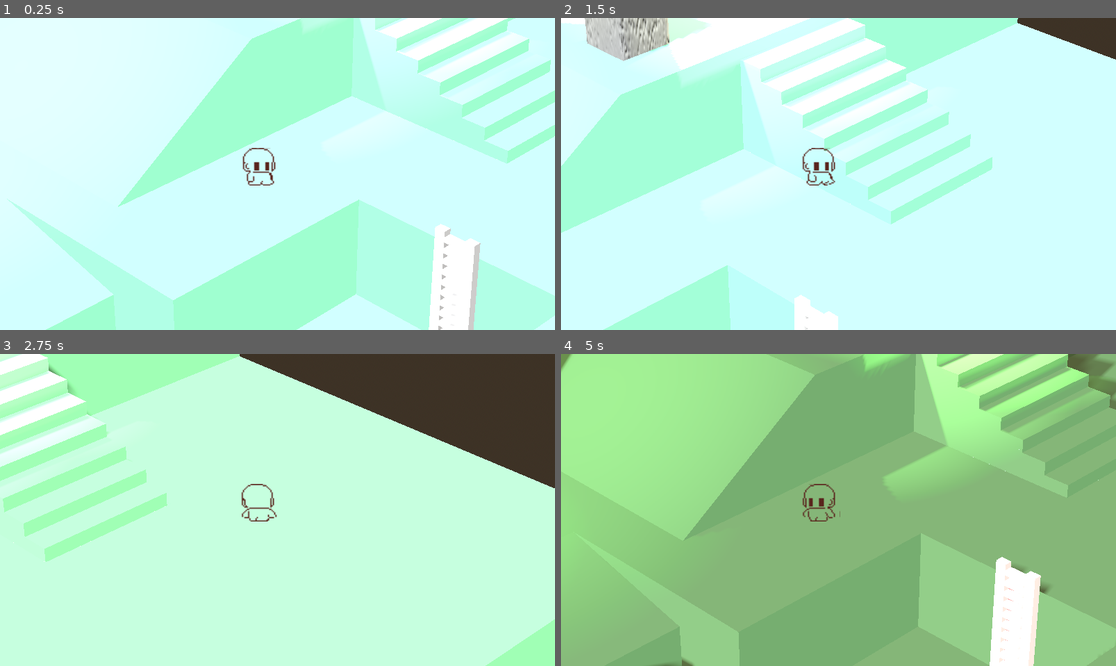
Above: before the commit, frames 1-4 (two rows, left to right).
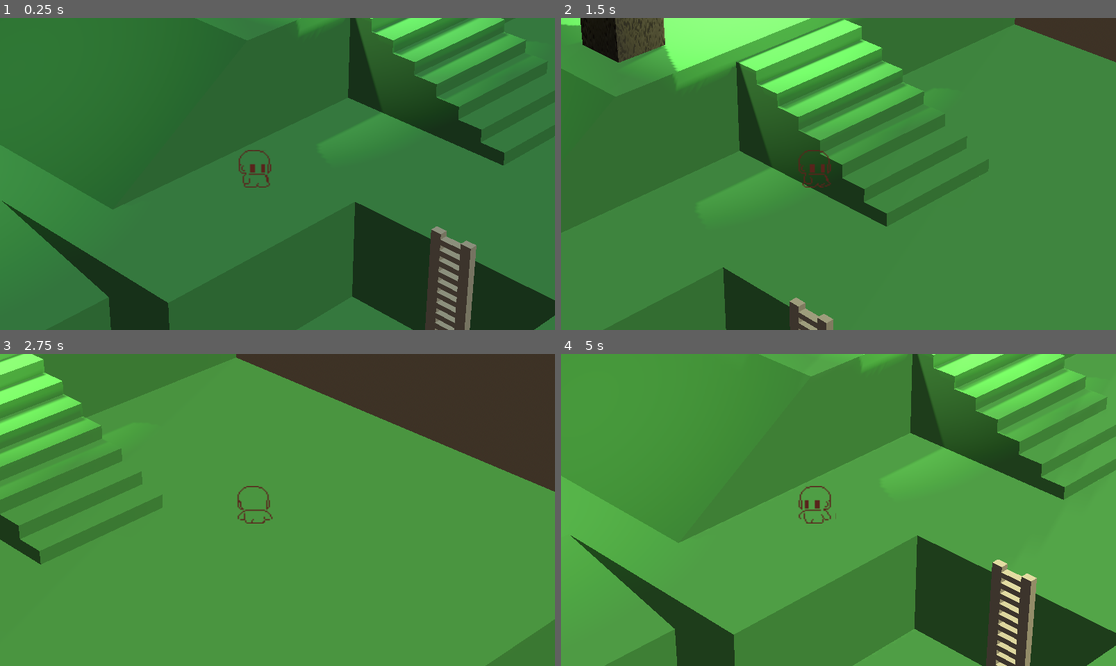
Above: after the commit, the same moments.

Repository: NiJingzhe/Travellers
Game: Godot game, scene res://scenes/test_world.tscn
The game is run twice, just before and just after one commit, with the same random seed, the same clock (stepped at 60 frames per second) and the same inputs. The engine's default icon, where the game draws it, is replaced by a stand-in: a white triangle on a blue panel in a dark square.
Inputs:
- Up to frame 1 (0.25 s): no input
- Up to frame 2 (1.5 s): tap Enter (ui_accept) at 0.5, 0.77 s; hold D (walk_right) 0.53-1.28 s; hold S (walk_down) from 1.28 s (still down)
- Up to frame 3 (2.75 s): tap Enter (ui_accept) at 1.52 s; release S (walk_down) at 2.03 s; hold D (walk_right) from 2.03 s (still down)
- Up to frame 4 (5 s): release D (walk_right) at 2.78 s; hold W (walk_up) 2.78-3.53 s; tap Enter (ui_accept) at 3.02, 3.77, 4.52 s; hold A (walk_left) from 3.53 s (still down)

The runs differ from the first frame. In frame 1, 100% of the frame differs, in the area x 0-100%, y 0-100%; in frame 2, 99%; in frame 3, 88%; in frame 4, 100%.

Commit message:
基本完成昼夜更替视效框架

Diff:
--- a/model/map/test_map/test_map.tscn
+++ b/model/map/test_map/test_map.tscn
@@ -39,32 +39,23 @@
 color_ramp = SubResource("Gradient_enyau")
 noise = SubResource("FastNoiseLite_wko5o")
 
-[sub_resource type="StandardMaterial3D" id="StandardMaterial3D_rsgm8"]
+[sub_resource type="StandardMaterial3D" id="StandardMaterial3D_v1rwl"]
+shading_mode = 2
 diffuse_mode = 3
 specular_mode = 1
 albedo_color = Color(0.337255, 0.337255, 0.337255, 1)
-normal_enabled = true
-normal_texture = SubResource("NoiseTexture2D_e6gf8")
+roughness_texture = SubResource("NoiseTexture2D_e6gf8")
+rim_tint = 1.0
+ao_enabled = true
+detail_uv_layer = 1
+uv1_triplanar_sharpness = 48.5028
+texture_filter = 1
 
 [sub_resource type="ConcavePolygonShape3D" id="ConcavePolygonShape3D_slqrw"]
 data = PackedVector3Array(-0.7808, 2.6317, 0.7808, 1.0906, 2.6317, 1.0906, 0.7808, 2.6317, 0.7808, -0.7808, 2.6317, 0.7 …(2624 unchanged characters)…
 
-[sub_resource type="StandardMaterial3D" id="StandardMaterial3D_v1rwl"]
-diffuse_mode = 3
-specular_mode = 1
-albedo_color = Color(0.337255, 0.337255, 0.337255, 1)
-normal_enabled = true
-normal_texture = SubResource("NoiseTexture2D_e6gf8")
-
 [sub_resource type="ConcavePolygonShape3D" id="ConcavePolygonShape3D_mflcp"]
 data = PackedVector3Array(-0.7808, 2.6317, 0.7808, 1.0906, 2.6317, 1.0906, 0.7808, 2.6317, 0.7808, -0.7808, 2.6317, 0.7 …(2624 unchanged characters)…
-
-[sub_resource type="StandardMaterial3D" id="StandardMaterial3D_qt2l8"]
-diffuse_mode = 3
-specular_mode = 1
-albedo_color = Color(0.337255, 0.337255, 0.337255, 1)
-normal_enabled = true
-normal_texture = SubResource("NoiseTexture2D_e6gf8")
 
 [sub_resource type="ConcavePolygonShape3D" id="ConcavePolygonShape3D_tprbe"]
 data = PackedVector3Array(-1.7866, -3.4499, -0.9543, -1.7866, 3.4499, -1.9085, -1.7866, 3.4499, -0.9543, -1.7866, -3.44 …(12686 unchanged characters)…
@@ -86,7 +77,7 @@
 shape = SubResource("ConcavePolygonShape3D_5dwkk")
 
 [node name="立方体" parent="." index="1"]
-material_override = SubResource("StandardMaterial3D_rsgm8")
+material_override = SubResource("StandardMaterial3D_v1rwl")
 
 [node name="StaticBody3D" type="StaticBody3D" parent="立方体" index="0"]
 
@@ -103,7 +94,7 @@
 shape = SubResource("ConcavePolygonShape3D_mflcp")
 
 [node name="立方体002" parent="." index="3"]
-material_override = SubResource("StandardMaterial3D_qt2l8")
+material_override = SubResource("StandardMaterial3D_v1rwl")
 
 [node name="StaticBody3D" type="StaticBody3D" parent="立方体002" index="0"]
 
--- a/scenes/player.tscn
+++ b/scenes/player.tscn
@@ -247,7 +247,7 @@
 shape = SubResource("CapsuleShape3D_4vu74")
 
 [node name="Camera3D" type="Camera3D" parent="."]
-transform = Transform3D(0.707107, -0.353553, 0.612373, 0, 0.866026, 0.499999, -0.707107, -0.353553, 0.612373, 7.44909, 6.06758, 7.24)
+transform = Transform3D(0.707107, -0.353553, 0.612373, 0, 0.866026, 0.499999, -0.707107, -0.353553, 0.612373, 7.44909, 6.06758, 7.19343)
 current = true
 fov = 12.0
 size = 6.0
--- a/scenes/sun_system.tscn
+++ b/scenes/sun_system.tscn
@@ -26,9 +26,11 @@
 [node name="SunSystem" type="Node3D"]
 script = ExtResource("1_prdnq")
 energy_curve = SubResource("Curve_8fcsj")
-dawntime_color = Color(0.341176, 0.443137, 0.517647, 1)
+dawntime_color = Color(0.588235, 0.690196, 0.768627, 1)
+daytime_color = Color(0.976471, 0.945098, 0.694118, 1)
 dusktime_color = Color(0.854902, 0.376471, 0.337255, 1)
 time_of_whole_day = 20.0
+game_time = 6.0
 angle_curve = SubResource("Curve_usimw")
 shadow_blur_curve = SubResource("Curve_npf70")
 shadow_transparency_curve = SubResource("Curve_ehxch")
@@ -38,10 +40,10 @@
 autostart = true
 
 [node name="ShadowCaster" type="DirectionalLight3D" parent="."]
-transform = Transform3D(0.969343, -9.02771e-10, 0.245713, 9.31323e-10, 1, 0, -0.245713, 2.28838e-10, 0.969343, 1, 7.69132, -1.07288e-06)
+transform = Transform3D(0.923143, -8.59744e-10, 0.384456, 9.31323e-10, 1, 8.49685e-17, -0.384456, 3.58053e-10, 0.923143, 1, 7.69132, -1.07288e-06)
 light_energy = 0.6
 shadow_enabled = true
-shadow_bias = 0.25
+shadow_bias = 0.3
 shadow_normal_bias = 3.0
 shadow_reverse_cull_face = true
 shadow_blur = 0.2
@@ -49,7 +51,7 @@
 script = ExtResource("1_mdjbs")
 
 [node name="Sun" type="DirectionalLight3D" parent="."]
-transform = Transform3D(0.965926, -0.183013, 0.183013, 0, 0.707107, 0.707107, -0.258819, -0.683013, 0.683013, 0, 11, 0)
+transform = Transform3D(0.921831, 0.0365482, 0.385865, -0.354956, -0.320239, 0.878324, 0.15567, -0.946631, -0.282234, 0, 11, 0)
 shadow_normal_bias = 2.6
 shadow_reverse_cull_face = true
 shadow_blur = 0.2
--- a/scenes/test_world.tscn
+++ b/scenes/test_world.tscn
@@ -1,10 +1,8 @@
-[gd_scene load_steps=11 format=3 uid="uid://d1fhknnlbnafw"]
+[gd_scene load_steps=8 format=3 uid="uid://d1fhknnlbnafw"]
 
 [ext_resource type="PackedScene" uid="uid://6uqhlg6628o8" path="res://scenes/player.tscn" id="1_cpdod"]
 [ext_resource type="PackedScene" uid="uid://7p7nnxrq2a1k" path="res://scenes/sun_system.tscn" id="1_doesi"]
 [ext_resource type="PackedScene" uid="uid://doeosqkm7i4vl" path="res://model/map/test_map/test_map.tscn" id="2_i4py4"]
-[ext_resource type="Shader" uid="uid://k6erj4lpdfxr" path="res://shaders/pixelized/pixelized_method1.tres" id="3_xqvfx"]
-[ext_resource type="Texture2D" uid="uid://12qyvg0nh4o8" path="res://icon.svg" id="4_m1yiy"]
 
 [sub_resource type="ProceduralSkyMaterial" id="ProceduralSkyMaterial_44m1t"]
 sky_energy_multiplier = 0.2
@@ -29,10 +27,6 @@
 auto_exposure_speed = 0.2
 dof_blur_near_enabled = true
 
-[sub_resource type="ShaderMaterial" id="ShaderMaterial_ounqe"]
-shader = ExtResource("3_xqvfx")
-shader_parameter/pixelRate = 250.0
-
 [node name="TestWorld" type="Node3D"]
 
 [node name="WorldEnvironment" type="WorldEnvironment" parent="."]
@@ -40,6 +34,7 @@
 camera_attributes = SubResource("CameraAttributesPractical_inn51")
 
 [node name="SunSystem" parent="." instance=ExtResource("1_doesi")]
+time_of_whole_day = 120.0
 
 [node name="Player" parent="." instance=ExtResource("1_cpdod")]
 transform = Transform3D(2, 0, 0, 0, 2, 0, 0, 0, 2, 1.07111, 1.32523, 0.883036)
@@ -50,32 +45,33 @@
 [node name="LightOnStone4" type="OmniLight3D" parent="."]
 transform = Transform3D(1, 0, 0, 0, 1, 0, 0, 0, 1, -3.93537, 6.93631, 5.26542)
 light_color = Color(0.831373, 0.839216, 0.572549, 1)
+light_energy = 0.5
 shadow_enabled = true
+shadow_blur = 0.5
 omni_range = 8.39905
 
 [node name="LightOnStone3" type="OmniLight3D" parent="."]
 transform = Transform3D(1, 0, 0, 0, 1, 0, 0, 0, 1, -3.76362, 7.31466, 8.04921)
 light_color = Color(0.831373, 0.839216, 0.572549, 1)
+light_energy = 0.5
 shadow_enabled = true
+shadow_blur = 0.5
 omni_range = 8.39905
 
 [node name="LightOnStone2" type="OmniLight3D" parent="."]
 transform = Transform3D(1, 0, 0, 0, 1, 0, 0, 0, 1, -1.36459, 6.297, -5.55856)
 light_color = Color(0.831373, 0.839216, 0.572549, 1)
+light_energy = 0.5
 shadow_enabled = true
+shadow_blur = 0.5
 omni_range = 6.26808
 omni_attenuation = 0.233258
 
 [node name="LightOnStone1" type="OmniLight3D" parent="."]
 transform = Transform3D(1, 0, 0, 0, 1, 0, 0, 0, 1, -1.46218, 6.25065, -2.03843)
 light_color = Color(0.87451, 0.847059, 0.6, 1)
+light_energy = 0.5
 shadow_enabled = true
+shadow_blur = 0.5
 omni_range = 6.46636
 omni_attenuation = 0.25
-
-[node name="pixelizedShaders" type="Sprite2D" parent="."]
-visible = false
-material = SubResource("ShaderMaterial_ounqe")
-position = Vector2(576, 324.5)
-scale = Vector2(9, 5.05469)
-texture = ExtResource("4_m1yiy")
--- a/script/TimeSystem/ShadowCaster.gd
+++ b/script/TimeSystem/ShadowCaster.gd
@@ -6,6 +6,15 @@
 @onready var shadow_transparency_curve : Curve = root.shadow_transparency_curve
 @onready var game_time = root.game_time
 @onready var energy_curve : Curve = root.energy_curve
+@onready var dawntime_color : Color = root.dawntime_color
+@onready var daytime_color : Color = root.daytime_color
+@onready var dusktime_color : Color = root.dusktime_color
+@onready var nighttime_color : Color = root.nighttime_color
+@onready var DAWN_START : float = 3.5
+@onready var DAY_START : float = 6.5
+@onready var DUSK_START : float = 17
+@onready var NIGHT_START : float = 19.5
+
 # Called when the node enters the scene tree for the first time.
 func _ready():
 	#angle_curve.bake()
@@ -16,15 +25,38 @@
 # Called every frame. 'delta' is the elapsed time since the previous frame.
 func _process(delta):
 	game_time = root.game_time
-	self.light_energy = energy_curve.sample_baked(game_time / 24)
+	self.light_energy = energy_curve.sample_baked(game_time / 24) * 0.6
 	var temp_game_time = game_time / 24 - 0.25
 	if temp_game_time < 0:
 		temp_game_time += 1
 	self.rotation_degrees.x = angle_curve.sample_baked(temp_game_time)
-	self.shadow_blur = shadow_blur_curve.sample_baked(self.light_energy)
-	self.shadow_opacity = shadow_transparency_curve.sample_baked(self.light_energy)
+	self.shadow_blur = shadow_blur_curve.sample_baked(self.light_energy / 0.6)
+	self.shadow_opacity = shadow_transparency_curve.sample_baked(self.light_energy / 0.6)
 
 	if self.rotation_degrees.x > 10 and self.rotation_degrees.x < 170:
 		self.shadow_enabled = false
 	else:
 		self.shadow_enabled = true
+
+	if game_time >= DAWN_START and game_time <= get_mid_value(DAWN_START, DAY_START, 0.6):
+		self.light_color = dawntime_color
+	elif game_time > get_mid_value(DAWN_START, DAY_START, 0.6) and game_time <= DAY_START:
+		self.light_color = dawntime_color.lerp(daytime_color, get_weight(get_mid_value(DAWN_START, DAY_START, 0.6), DAY_START, game_time))
+	elif game_time > DAY_START and game_time <= get_mid_value(DAY_START, DUSK_START, 0.6):
+		self.light_color = daytime_color
+	elif game_time > get_mid_value(DAY_START, DUSK_START, 0.6) and game_time <= DUSK_START:
+		self.light_color = daytime_color.lerp(dusktime_color, get_weight(get_mid_value(DAY_START, DUSK_START, 0.6), DUSK_START, game_time))
+	elif game_time > DUSK_START and game_time <= get_mid_value(DUSK_START, NIGHT_START, 0.8):
+		self.light_color = dusktime_color
+	elif game_time > get_mid_value(DUSK_START, NIGHT_START, 0.8) and game_time < NIGHT_START:
+		self.light_color = dusktime_color.lerp(nighttime_color, get_weight(get_mid_value(DUSK_START, NIGHT_START, 0.8), NIGHT_START, game_time))
+	elif game_time > NIGHT_START or game_time < 2:
+		self.light_color = nighttime_color
+	elif game_time >= 2 and game_time <= DAWN_START:
+		self.light_color = nighttime_color.lerp(dawntime_color, get_weight(2, DAWN_START, game_time))
+
+func get_mid_value(start:float, end:float, t:float) -> float:
+	return t * (end - start) + start
+
+func get_weight(start:float, end:float, mid_val:float) -> float:
+	return (mid_val - start) / (end - start)
--- a/script/TimeSystem/TimeSystemVisualEffect.gd
+++ b/script/TimeSystem/TimeSystemVisualEffect.gd
@@ -32,15 +32,15 @@
 	elif game_time > DAY_START and game_time <= get_mid_value(DAY_START, DUSK_START, 0.6):
 		sun.light_color = daytime_color
 	elif game_time > get_mid_value(DAY_START, DUSK_START, 0.6) and game_time <= DUSK_START:
-		sun.light_color = daytime_color.lerp(dusktime_color, get_weight(get_mid_value(DAY_START, DUSK_START, 0.7), DUSK_START, game_time))
+		sun.light_color = daytime_color.lerp(dusktime_color, get_weight(get_mid_value(DAY_START, DUSK_START, 0.6), DUSK_START, game_time))
 	elif game_time > DUSK_START and game_time <= get_mid_value(DUSK_START, NIGHT_START, 0.8):
 		sun.light_color = dusktime_color
 	elif game_time > get_mid_value(DUSK_START, NIGHT_START, 0.8) and game_time < NIGHT_START:
 		sun.light_color = dusktime_color.lerp(nighttime_color, get_weight(get_mid_value(DUSK_START, NIGHT_START, 0.8), NIGHT_START, game_time))
-	elif game_time > NIGHT_START or game_time <= 24:
+	elif game_time > NIGHT_START or game_time < 2:
 		sun.light_color = nighttime_color
 	elif game_time >= 2 and game_time <= DAWN_START:
-		sun.light_color = nighttime_color.lerp(dawntime_color, get_weight(0, DAWN_START, game_time))
+		sun.light_color = nighttime_color.lerp(dawntime_color, get_weight(2, DAWN_START, game_time))
 
 func get_mid_value(start:float, end:float, t:float) -> float:
 	return t * (end - start) + start
--- a/shaders/pixelized/pixelized_method1.tres
+++ b/shaders/pixelized/pixelized_method1.tres
@@ -11,7 +11,7 @@
 max = 512.0
 step = 2.0
 default_value_enabled = true
-default_value = 8.0
+default_value = 200.0
 
 [sub_resource type="VisualShaderNodeVectorOp" id="VisualShaderNodeVectorOp_bewms"]
 output_port_for_preview = 0
@@ -32,14 +32,15 @@
 operator = 3
 
 [sub_resource type="VisualShaderNodeTexture" id="VisualShaderNodeTexture_ypfmw"]
-source = 1
+output_port_for_preview = 0
+expanded_output_ports = [0]
 
 [resource]
 code = "shader_type canvas_item;
 render_mode blend_mix;
 
-uniform float pixelRate : hint_range(0, 512, 2) = 8;
-uniform sampler2D screen_tex_frg_7 : hint_screen_texture;
+uniform float pixelRate : hint_range(0, 512, 2) = 200;
+uniform sampler2D tex_frg_7;
 
 
 
@@ -64,9 +65,8 @@
 	vec2 n_out6p0 = n_out5p0 / vec2(n_out3p0);
 
 
-	vec4 n_out7p0;
 // Texture2D:7
-	n_out7p0 = texture(screen_tex_frg_7, n_out6p0);
+	vec4 n_out7p0 = texture(tex_frg_7, n_out6p0);
 
 
 // Output:0
@@ -75,19 +75,20 @@
 
 }
 "
+graph_offset = Vector2(-379.34, -133.883)
 mode = 1
 flags/light_only = false
-nodes/fragment/0/position = Vector2(1400, 180)
+nodes/fragment/0/position = Vector2(940, 120)
 nodes/fragment/2/node = SubResource("VisualShaderNodeInput_5gesc")
-nodes/fragment/2/position = Vector2(40, 80)
+nodes/fragment/2/position = Vector2(-380, 0)
 nodes/fragment/3/node = SubResource("VisualShaderNodeFloatParameter_v7xxd")
-nodes/fragment/3/position = Vector2(40, 320)
+nodes/fragment/3/position = Vector2(-320, 260)
 nodes/fragment/4/node = SubResource("VisualShaderNodeVectorOp_bewms")
-nodes/fragment/4/position = Vector2(400, 20)
+nodes/fragment/4/position = Vector2(20, -60)
 nodes/fragment/5/node = SubResource("VisualShaderNodeVectorFunc_8pacx")
-nodes/fragment/5/position = Vector2(600, 40)
+nodes/fragment/5/position = Vector2(220, -40)
 nodes/fragment/6/node = SubResource("VisualShaderNodeVectorOp_t3wxs")
-nodes/fragment/6/position = Vector2(840, 220)
+nodes/fragment/6/position = Vector2(460, 160)
 nodes/fragment/7/node = SubResource("VisualShaderNodeTexture_ypfmw")
-nodes/fragment/7/position = Vector2(1134.93, 269.123)
-nodes/fragment/connections = PackedInt32Array(2, 0, 4, 0, 3, 0, 4, 1, 4, 0, 5, 0, 5, 0, 6, 0, 3, 0, 6, 1, 6, 0, 7, 0, 7, 0, 0, 0)
+nodes/fragment/7/position = Vector2(680, 120)
+nodes/fragment/connections = PackedInt32Array(3, 0, 4, 1, 4, 0, 5, 0, 5, 0, 6, 0, 3, 0, 6, 1, 2, 0, 4, 0, 6, 0, 7, 0, 7, 0, 0, 0)
Not shown: 1 places in model/map/test_map/test_map.tscn that only renumber resources
